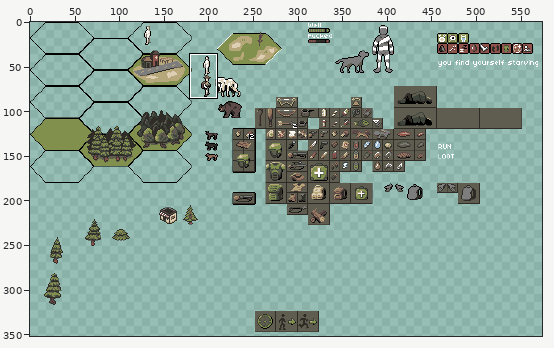
Pixel-art file -- Resources/Aseprite/mockup.aseprite. Above, an overview of the earlier version with the close-up marked.
Close-up. Earlier state:
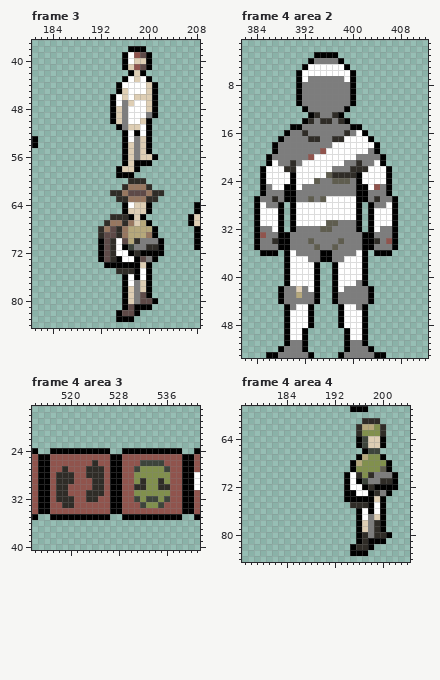
800x450 pixels, 5 frames. Shown: frame 3: x 181..208, y 37..84; frame 4 area 2: x 382..412, y 1..53; frame 4 area 3: x 514..541, y 17..40; frame 4 area 4: x 177..204, y 59..84. The wide view leaves out empty margins. The commit also changed other frames or places, which this record leaves out.
The same view after the edit:
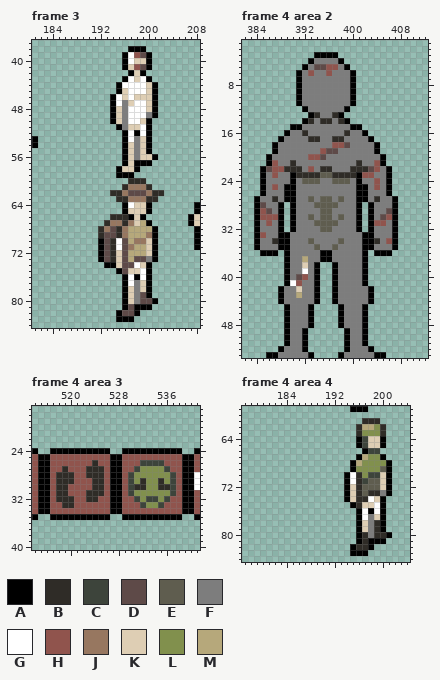
Palette (. is transparent): A #000000  B #2f2c27  C #3d443b  D #5e4a48  E #5f5d4f  F #7d7d7d  G #ffffff  H #90544d  J #977760  K #deceb4  L #81904d  M #b6a87b
Author's note on the commit: Added UIManager class Added ui inspirations in resources Started a ui mockup draft
From old to new:
layer "Layer 4" now hidden
layer "bandages" now hidden
Frame 3:
y 70: x 198..202 BFFFA -> JJKA.
y 71: x 196..202 ACFFBBA -> DJMMKA.
y 72: x 195..200 GGABAA -> KDMMMK; x 202 A -> .
y 73: x 195..198 AGGA -> KDMD
y 74: x 195..198 AAAA -> KDDG
y 75: x 195..198 BBBA -> ADKK
Frame 4 area 2:
y 5: x 393..398 GGGGGG -> FDDHHF
y 6: x 392..399 GGGGGGGG -> FHFFHFFF
y 7: x 392 G -> F; x 399 G -> F
y 16: x 401 G -> F
y 17: x 399..402 GGGG -> FFFF
y 18: x 397..403 GGGGGGG -> HHDFFFF
y 19: x 396..402 GGGGGGG -> DDFFFFF
y 20: x 394..400 GGGGGGG -> HDFFFFF
y 21: x 387 G -> H; x 392..398 GGGGGGG -> FFFFFFF; x 404 G -> H
y 22: x 386..388 GGG -> DHH; x 391..396 GGGGGG -> BFHFBB; x 403..405 GGG -> DHF
y 23: x 386..389 GGGG -> FHFF; x 391..395 GGGGG -> BBBBE; x 402..405 GGGG -> HHFF
y 24: x 386..389 GGGG -> FFFF; x 391..393 GGG -> FEE; x 402..405 GGGG -> FFHF
y 25: x 387..388 GG -> HF; x 391 G -> F; x 403 G -> F
y 27: x 396..400 GGGGG -> EFEFF
y 28: x 385 G -> D; x 391..400 GGGGGGGGGG -> FFFEEEEFFF; x 406 G -> F
y 29: x 385..387 GGG -> HDF; x 391..400 GGGGGGGGGG -> FFFFEEFFFF; x 404..406 GGG -> FFD
y 30: x 385..387 GGG -> HHH; x 391..400 GGGGGGGGGG -> FFEFEEFEFF; x 404..406 GGG -> FDH
y 31: x 385..387 GGG -> FHF; x 391..395 GGGGG -> FFFEE; x 404..406 GGG -> HHF
y 32: x 387 G -> F; x 404 G -> F
y 36: x 390 G -> F; x 401 G -> F
y 37: x 390..392 GGG -> FFM; x 399..401 GGG -> FFF
y 38: x 390..393 GGGG -> FFKF; x 398..401 GGGG -> FFFF
y 39: x 390..391 GG -> FF; x 393 G -> F; x 398..401 GGGG -> FFFF
y 40: x 390..393 GGGG -> FDHF; x 398..401 GGGG -> FFFF
y 41: x 391..393 GGG -> HFF; x 398..400 GGG -> FFF
y 42: x 393 G -> F; x 398 G -> F
y 45: x 391..392 GG -> FF; x 399..400 GG -> FF
y 46..48: x 390..392 GGG -> FFF; x 399..401 GGG -> FFF
y 49..50: x 390..391 GG -> FF; x 400..401 GG -> FF
Frame 4 area 3, layer "items":
y 28..31: x 530 H -> C; x 537 H -> C
Frame 4 area 4:
y 70: x 198..202 BFFFA -> CCKA.
y 71: x 196 A -> B; x 198..202 FFBBA -> EEKA.
y 72: x 195..200 GGABAA -> KBEEEK; x 202 A -> .
y 73: x 195..198 AGGA -> KBEB
y 74: x 195..198 AAAA -> KBBG
y 75: x 195 B -> A; x 197..198 BA -> KK
Boxes around the changes in both close-ups, in picture pixels (x1, y1, x2, y2):
changed: (116, 238, 164, 274)
changed: (302, 64, 350, 82)
changed: (260, 130, 392, 340)
changed: (128, 472, 134, 496)
changed: (170, 472, 176, 496)
changed: (350, 472, 398, 508)
